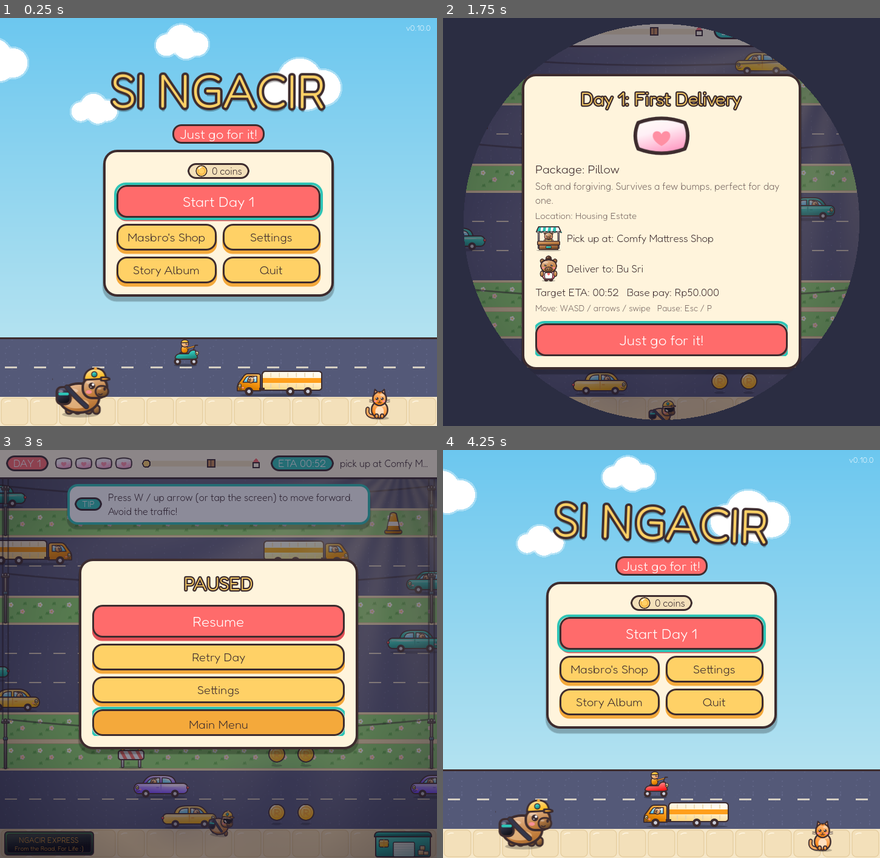
Above: before the commit, frames 1-4 (two rows, left to right).
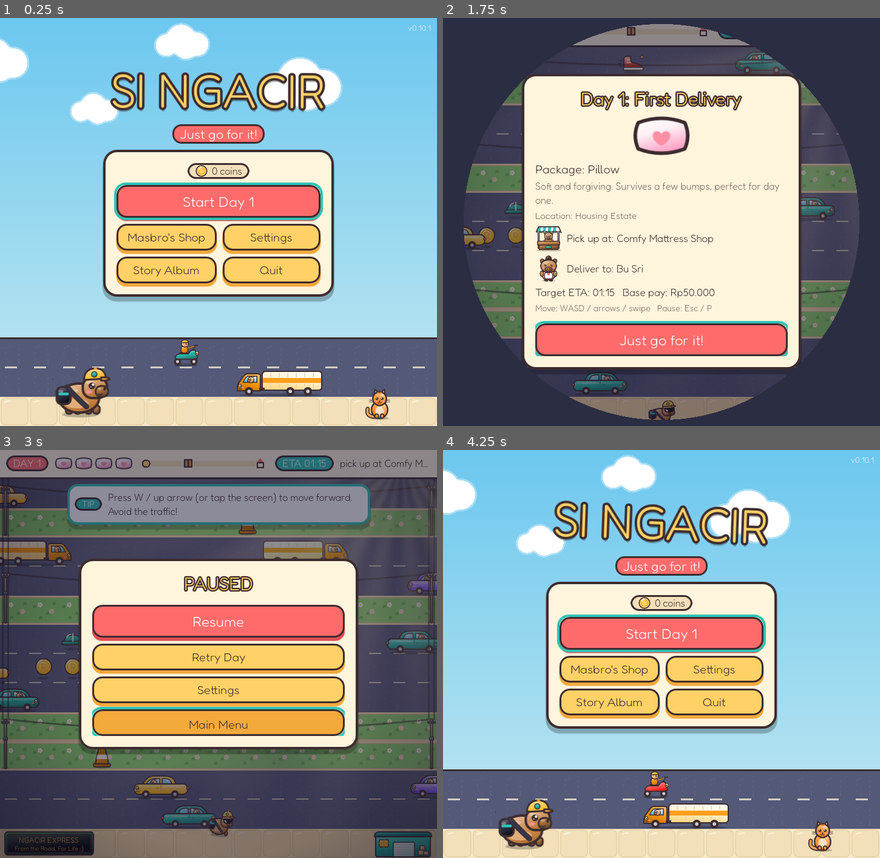
Above: after the commit, the same moments.

Repository: FirmansyahDzakwanArifien/si-ngacir
Game: Godot game, scene res://scenes/main.tscn
The game is run twice, just before and just after one commit, with the same random seed, the same clock (stepped at 60 frames per second) and the same inputs.
Inputs (mouse positions are in pixels of both pictures, inside the frame that each line leads up to):
- Up to frame 1 (0.25 s): no input
- Up to frame 2 (1.75 s): click "Start Day 1" at 0.5 s; click "Skip (Esc)" at 1.25 s
- Up to frame 3 (3 s): click "Just go for it!" at 2 s; tap Enter (ui_accept) at 2.75 s; move the mouse to (196, 735) at 2.77 s; hold W (move_up) from 2.78 s (still down); tap P at 2.85 s; click (196, 735) at 2.92 s
- Up to frame 4 (4.25 s): tap Enter (ui_accept) at 3.02 s; release W (move_up) at 3.5 s; click "Start Day 1" at 3.5 s

The runs differ from the first frame. In frame 1, less than 0.1% of the frame differs, in the area x 92-99%, y 1-4%; in frame 2, 1.7%; in frame 3, 3.3%, in the area x 0-100%, y 1-92%; in frame 4, 0.5%.

Commit message:
fix: helm pecah walau paket belum diambil, map lebih panjang
- Helm menahan benturan pertama lalu pecah, sudah atau belum membawa
  paket (sebelumnya gelembung pelindung tertinggal bila tertabrak
  sebelum paket diambil)
- Map lebih panjang: 12-16 blok jalan (sekitar 45-90 baris)
- Versi 0.10.1

Diff:
--- a/project.godot
+++ b/project.godot
@@ -11,7 +11,7 @@
 [application]
 
 config/name="Si Ngacir"
-config/version="0.10.0"
+config/version="0.10.1"
 config/description="Trobos Ajalah! Game kurir capybara."
 run/main_scene="res://scenes/main.tscn"
 config/features=PackedStringArray("4.3", "GL Compatibility")
--- a/resources/days/day_01.tres
+++ b/resources/days/day_01.tres
@@ -9,7 +9,7 @@
 
 [sub_resource type="Resource" id="Resource_map"]
 script = ExtResource("2_map")
-road_blocks = 8
+road_blocks = 12
 lanes_per_block = Vector2i(2, 3)
 safe_rows_between = Vector2i(1, 2)
 speed_range = Vector2(45, 80)
--- a/resources/days/day_02.tres
+++ b/resources/days/day_02.tres
@@ -10,7 +10,7 @@
 
 [sub_resource type="Resource" id="Resource_map"]
 script = ExtResource("2_map")
-road_blocks = 8
+road_blocks = 12
 lanes_per_block = Vector2i(2, 3)
 safe_rows_between = Vector2i(1, 2)
 speed_range = Vector2(50, 90)
--- a/resources/days/day_03.tres
+++ b/resources/days/day_03.tres
@@ -10,7 +10,7 @@
 
 [sub_resource type="Resource" id="Resource_map"]
 script = ExtResource("2_map")
-road_blocks = 9
+road_blocks = 14
 lanes_per_block = Vector2i(2, 4)
 safe_rows_between = Vector2i(1, 2)
 speed_range = Vector2(60, 100)
--- a/resources/days/day_04.tres
+++ b/resources/days/day_04.tres
@@ -10,7 +10,7 @@
 
 [sub_resource type="Resource" id="Resource_map"]
 script = ExtResource("2_map")
-road_blocks = 10
+road_blocks = 15
 lanes_per_block = Vector2i(3, 4)
 safe_rows_between = Vector2i(1, 2)
 speed_range = Vector2(65, 110)
--- a/resources/days/day_05.tres
+++ b/resources/days/day_05.tres
@@ -8,7 +8,7 @@
 
 [sub_resource type="Resource" id="Resource_map"]
 script = ExtResource("2_map")
-road_blocks = 11
+road_blocks = 16
 lanes_per_block = Vector2i(3, 5)
 safe_rows_between = Vector2i(1, 2)
 speed_range = Vector2(70, 120)
--- a/scripts/game/level.gd
+++ b/scripts/game/level.gd
@@ -782,16 +782,8 @@
 	_shake()
 	_invulnerable_left = HIT_INVULNERABLE_TIME
 	_player.invulnerable = true
-	if not has_package:
-		# Belum membawa paket: Masbro cuma terpental, tidak ada yang rusak.
-		collisions += 1
-		AudioManager.play_sfx(&"hit", 0.1)
-		AudioManager.vibrate(60)
-		_popup("Untung paketnya belum diambil!", Palette.YELLOW, _player.position)
-		_player.knock_back(knock_to)
-		return
 	if _player.shielded:
-		# Helm menahan benturan; paket aman.
+		# Helm menahan benturan pertama lalu pecah, sudah atau belum membawa paket.
 		_player.shielded = false
 		AudioManager.vibrate(30)
 		_popup("Helm melindungi!", Palette.TEAL, _player.position)
@@ -799,6 +791,14 @@
 		Effects.shards(_board, head, Palette.TEAL)
 		Effects.impact(_board, head + Vector2(-TILE * 0.8, 0), "TENG!", Palette.TEAL)
 		AudioManager.play_sfx(&"hit", 0.1)
+		_player.knock_back(knock_to)
+		return
+	if not has_package:
+		# Belum membawa paket: Masbro cuma terpental, tidak ada yang rusak.
+		collisions += 1
+		AudioManager.play_sfx(&"hit", 0.1)
+		AudioManager.vibrate(60)
+		_popup("Untung paketnya belum diambil!", Palette.YELLOW, _player.position)
 		_player.knock_back(knock_to)
 		return
 	collisions += 1
Not shown, changed: export_presets.cfg
Not shown, changed: README.md
